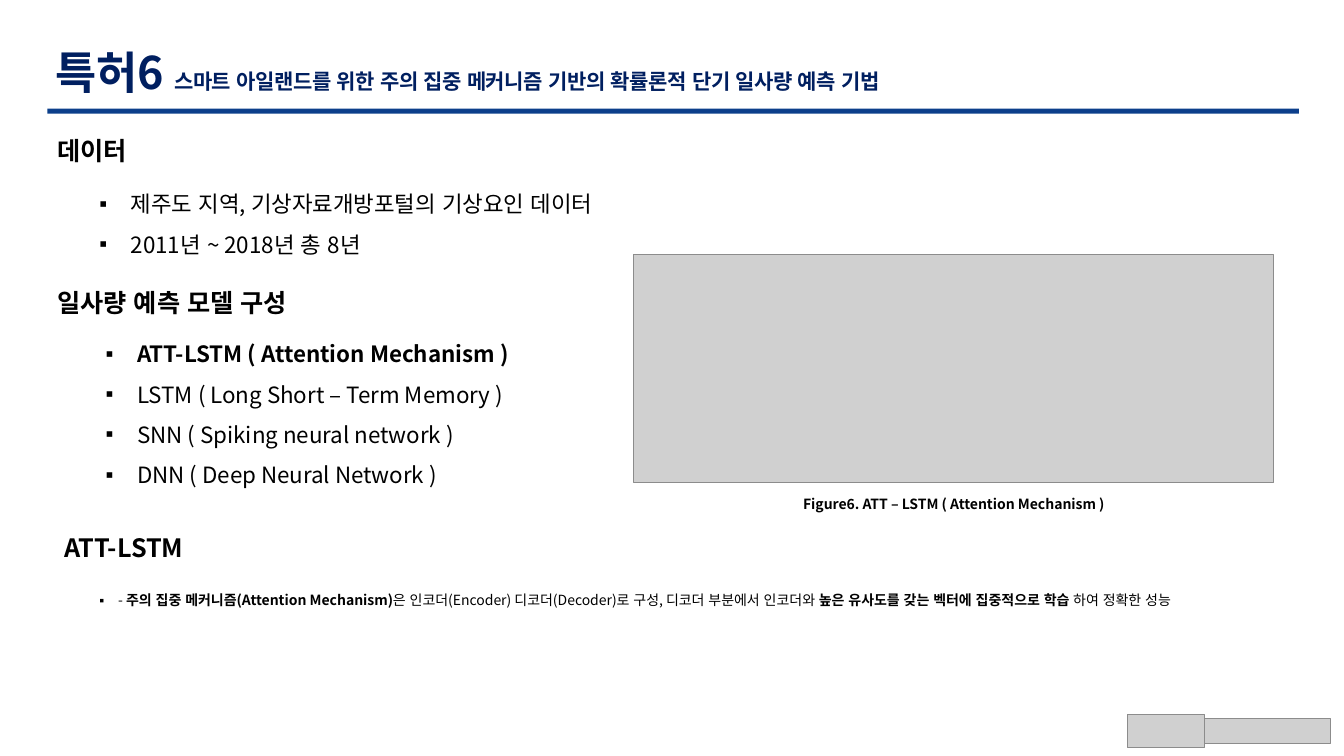
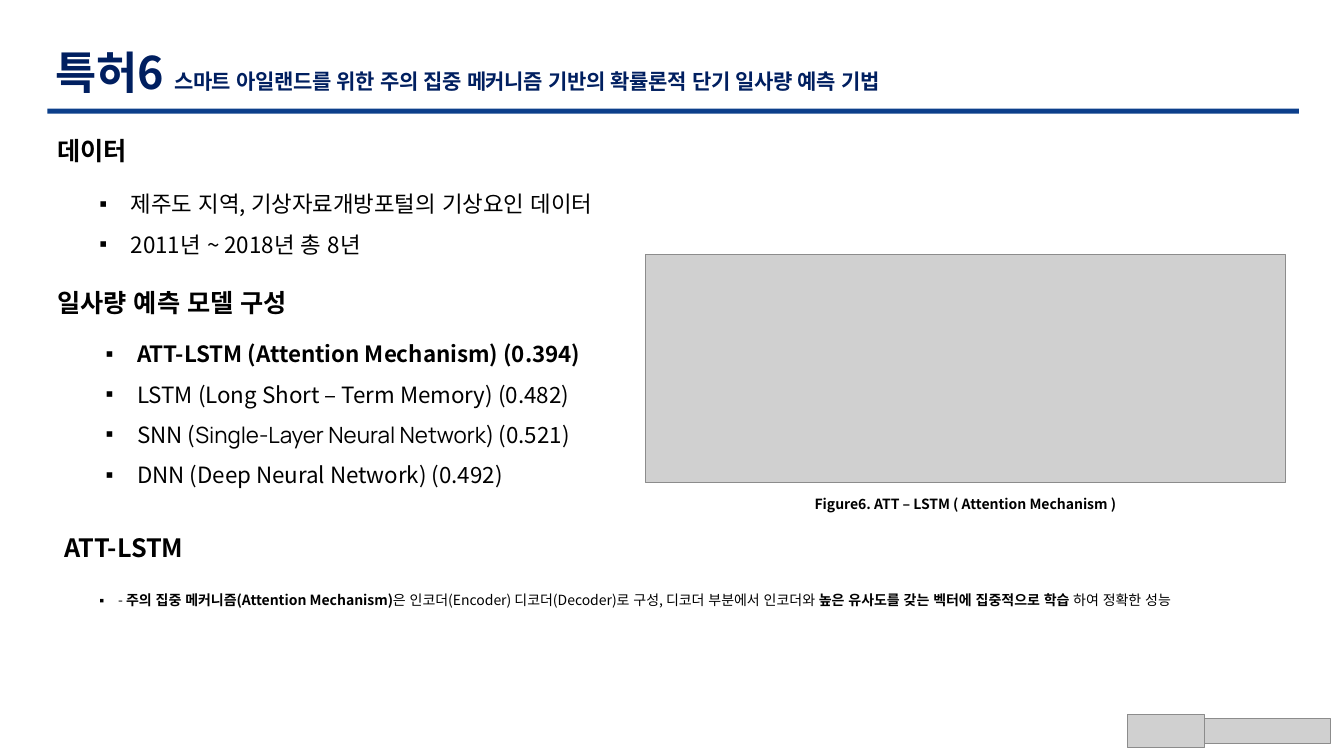
Before and after one commit to TaegyuHan/Solar_radiation_prediction_model, a slide deck: slide 14 of KICS_PT/[KICS] 동향 poster.pptx. Drawn at 1344x756 pixels with LibreOffice and Linux fonts; fonts in the diff are those of the drawing; grey boxes stand for pictures. Boxes give left, top, right and bottom in pixels: in the first picture for what was removed or moved away, otherwise in the second. Text is boxed around its words. In the diff, an @@ line names an element or a change of style, - is before the commit and + after.

```diff
--- a/KICS_PT/[KICS] 동향 poster.pptx
+++ b/KICS_PT/[KICS] 동향 poster.pptx
@@ picture: place and size @@
-picture at box(634, 255, 1274, 483)
+picture at box(645, 255, 1286, 483)
@@ text at box(137, 343, 580, 488): text changed @@
-▪ ATT-LSTM ( Attention Mechanism )
-▪ LSTM ( Long Short – Term Memory )
-▪ SNN ( Spiking neural network )
-▪ DNN ( Deep Neural Network )
+▪ ATT-LSTM (Attention Mechanism) (0.394)
+▪ LSTM (Long Short – Term Memory) (0.482)
+▪ SNN (Single-Layer Neural Network) (0.521)
+▪ DNN (Deep Neural Network) (0.492)
@@ text "Figure6. ATT – LSTM ( ...": place and size @@
-text "Figure6. ATT – LSTM ( ..." at box(803, 497, 1096, 513)
+text "Figure6. ATT – LSTM ( ..." at box(815, 497, 1108, 513)
```
Also in this commit, not shown: 11 other slides changed, 6 other files.
